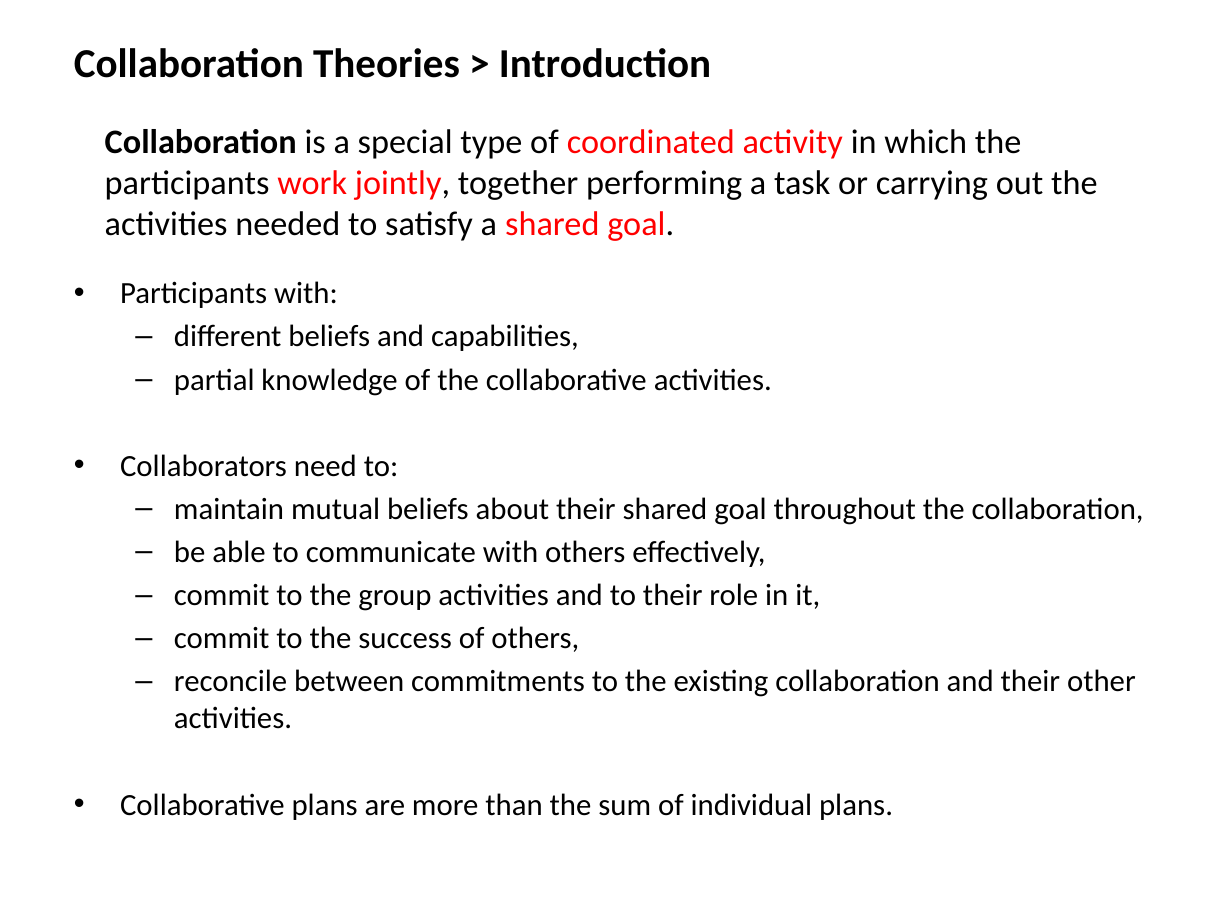
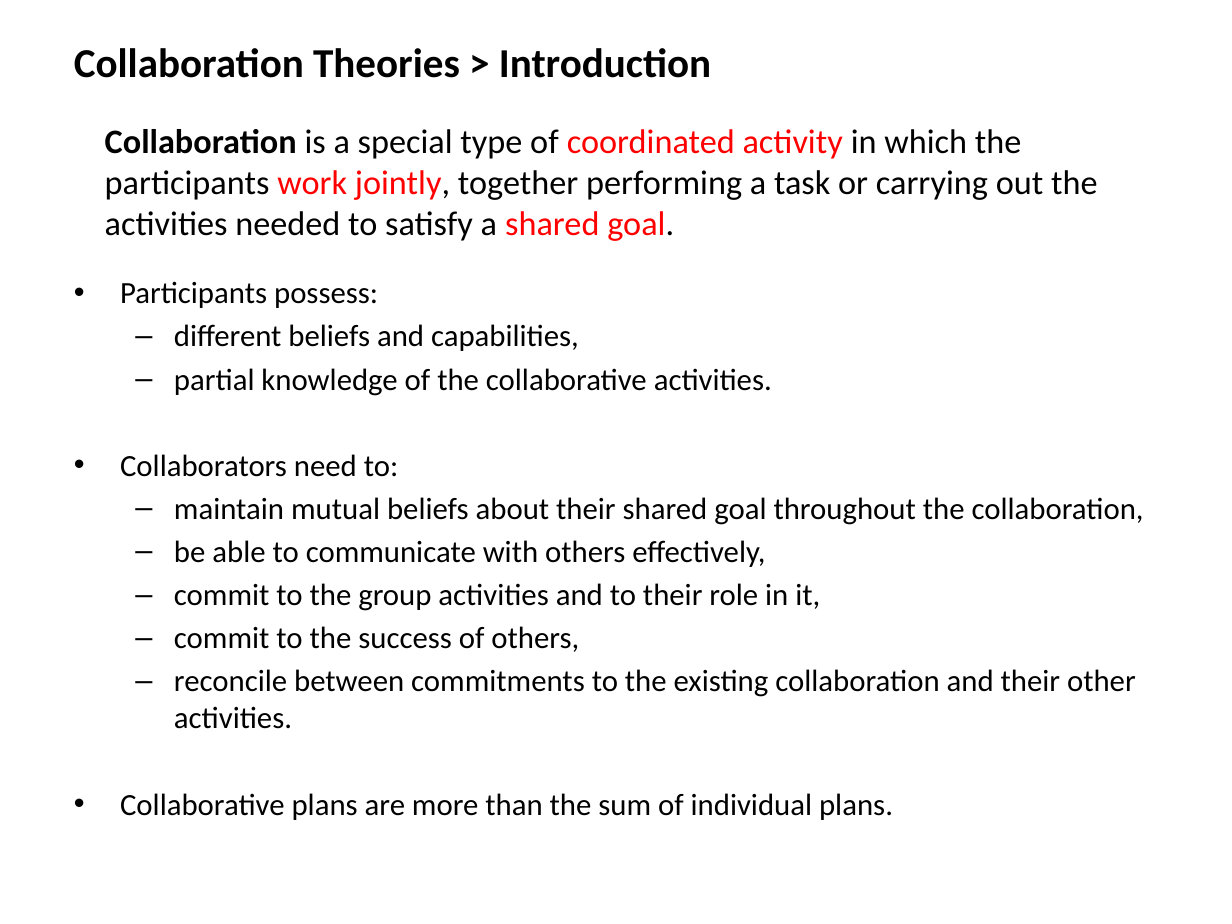
Before and after one commit to mshayganfar/CompExam1, a slide deck: slide 2 of presentation/PhD-comprehensive-exam-2.pptx. Drawn at 1232x924 pixels with LibreOffice and Linux fonts; fonts in the diff are those of the drawing. Boxes give left, top, right and bottom in pixels: in the first picture for what was removed or moved away, otherwise in the second. Text is boxed around its words. In the diff, an @@ line names an element or a change of style, - is before the commit and + after.

```diff
--- a/presentation/PhD-comprehensive-exam-2.pptx
+++ b/presentation/PhD-comprehensive-exam-2.pptx
@@ text at box(120, 281, 378, 308): text changed @@
-• Participants with:
+• Participants possess:
```
Also in this commit, not shown: 6 other slides changed.
